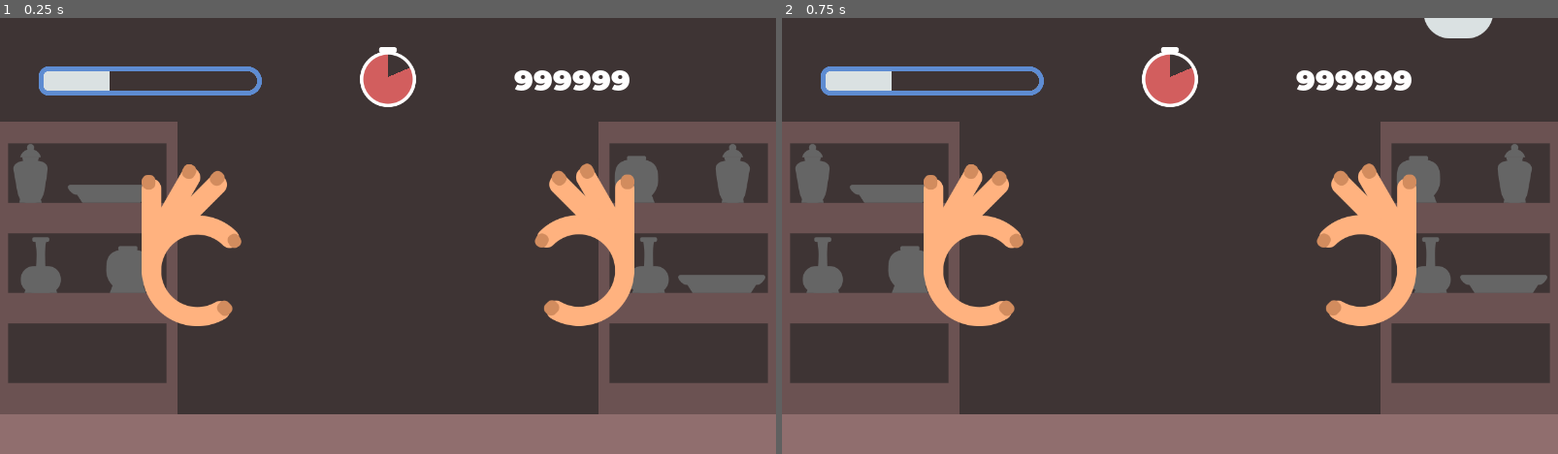
Above: before the commit, frames 1-2 (left to right).
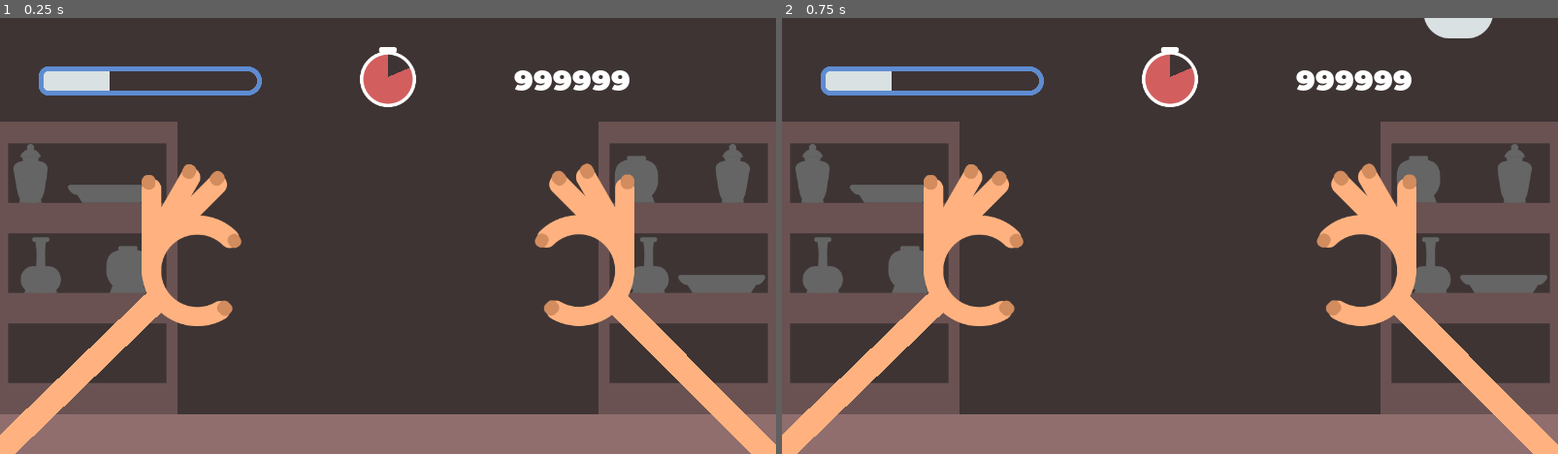
Above: after the commit, the same moments.

Repository: williamd1k0/untitled-glue-game
Game: Godot game, scene res://devel/TestGrab.tscn
The game is run twice, just before and just after one commit, with the same random seed, the same clock (stepped at 60 frames per second) and the same inputs. The project has no main scene, so this scene is started directly. The engine's default icon, where the game draws it, is replaced by a stand-in: a white triangle on a blue panel in a dark square.
Inputs:
- Up to frame 1 (0.25 s): no input
- Up to frame 2 (0.75 s): tap Enter at 0.5 s

The runs differ from the first frame. In frame 1, 3.0% of the frame differs, in the area x 0-100%, y 63-100%; in frame 2, 3.0%.

Commit message:
Add arms

Diff:
--- /dev/null
+++ b/game/gameplay/Arm.gd
@@ -0,0 +1,7 @@
+extends Line2D
+
+export (NodePath) var reference_path
+onready var reference = get_node(reference_path)
+
+func _process(delta):
+	points[1] = to_local(reference.global_position)
--- a/game/gameplay/Arm.tscn
+++ b/game/gameplay/Arm.tscn
@@ -1,38 +1,13 @@
-[gd_scene format=2]
+[gd_scene load_steps=2 format=2]
+
+[ext_resource path="res://game/gameplay/Arm.gd" type="Script" id=1]
 
 [node name="Arm" type="Line2D"]
-position = Vector2( -144, 40 )
-points = PoolVector2Array( 0, 0, -160, 120, -235, 304 )
+position = Vector2( 192, 344 )
+points = PoolVector2Array( 0, 0, 256, -248 )
 width = 40.0
 default_color = Color( 1, 0.701961, 0.501961, 1 )
 joint_mode = 2
 begin_cap_mode = 2
 end_cap_mode = 2
-
-[node name="Skeleton2D" type="Skeleton2D" parent="."]
-position = Vector2( -240, 312 )
-
-[node name="Bone2D" type="Bone2D" parent="Skeleton2D"]
-rotation = 0.00417675
-rest = Transform2D( 0.999991, 0.00417673, -0.00417673, 0.999991, 0, 0 )
-__meta__ = {
-"_edit_bone_": true,
-"_edit_ik_": true
-}
-
-[node name="Bone2D" type="Bone2D" parent="Skeleton2D/Bone2D"]
-position = Vector2( 80, -192 )
-rotation = -0.00776409
-scale = Vector2( 1, 1 )
-rest = Transform2D( 0.99997, -0.00776402, 0.00776402, 0.99997, 80, -192 )
-__meta__ = {
-"_edit_bone_": true
-}
-
-[node name="Bone2D" type="Bone2D" parent="Skeleton2D/Bone2D/Bone2D"]
-position = Vector2( 168, -120 )
-rotation = 0.00355856
-rest = Transform2D( 0.999994, 0.00355855, -0.00355855, 0.999994, 168, -120 )
-__meta__ = {
-"_edit_bone_": true
-}
+script = ExtResource( 1 )
--- a/game/gameplay/Hands.tscn
+++ b/game/gameplay/Hands.tscn
@@ -1,12 +1,29 @@
-[gd_scene load_steps=3 format=2]
+[gd_scene load_steps=4 format=2]
 
 [ext_resource path="res://game/gameplay/LeftHand.tscn" type="PackedScene" id=1]
 [ext_resource path="res://game/gameplay/RightHand.tscn" type="PackedScene" id=2]
+[ext_resource path="res://game/gameplay/Arm.tscn" type="PackedScene" id=3]
 
 [node name="Hands" type="Node2D"]
 
 [node name="LeftHand" parent="." instance=ExtResource( 1 )]
 position = Vector2( 402.805, 422.945 )
 
+[node name="Position2D" type="Position2D" parent="LeftHand"]
+position = Vector2( -151.244, 49.4373 )
+
 [node name="RightHand" parent="." instance=ExtResource( 2 )]
 position = Vector2( 883.654, 425.463 )
+
+[node name="Position2D" type="Position2D" parent="RightHand"]
+position = Vector2( 136.777, 46.9193 )
+
+[node name="LeftArm" parent="." instance=ExtResource( 3 )]
+position = Vector2( -17.4183, 732.92 )
+points = PoolVector2Array( 0, 0, 277.209, -269.129 )
+reference_path = NodePath("../LeftHand/Position2D")
+
+[node name="RightArm" parent="." instance=ExtResource( 3 )]
+position = Vector2( 1280.09, 732.92 )
+points = PoolVector2Array( 0, 0, -255.495, -263.542 )
+reference_path = NodePath("../RightHand/Position2D")
